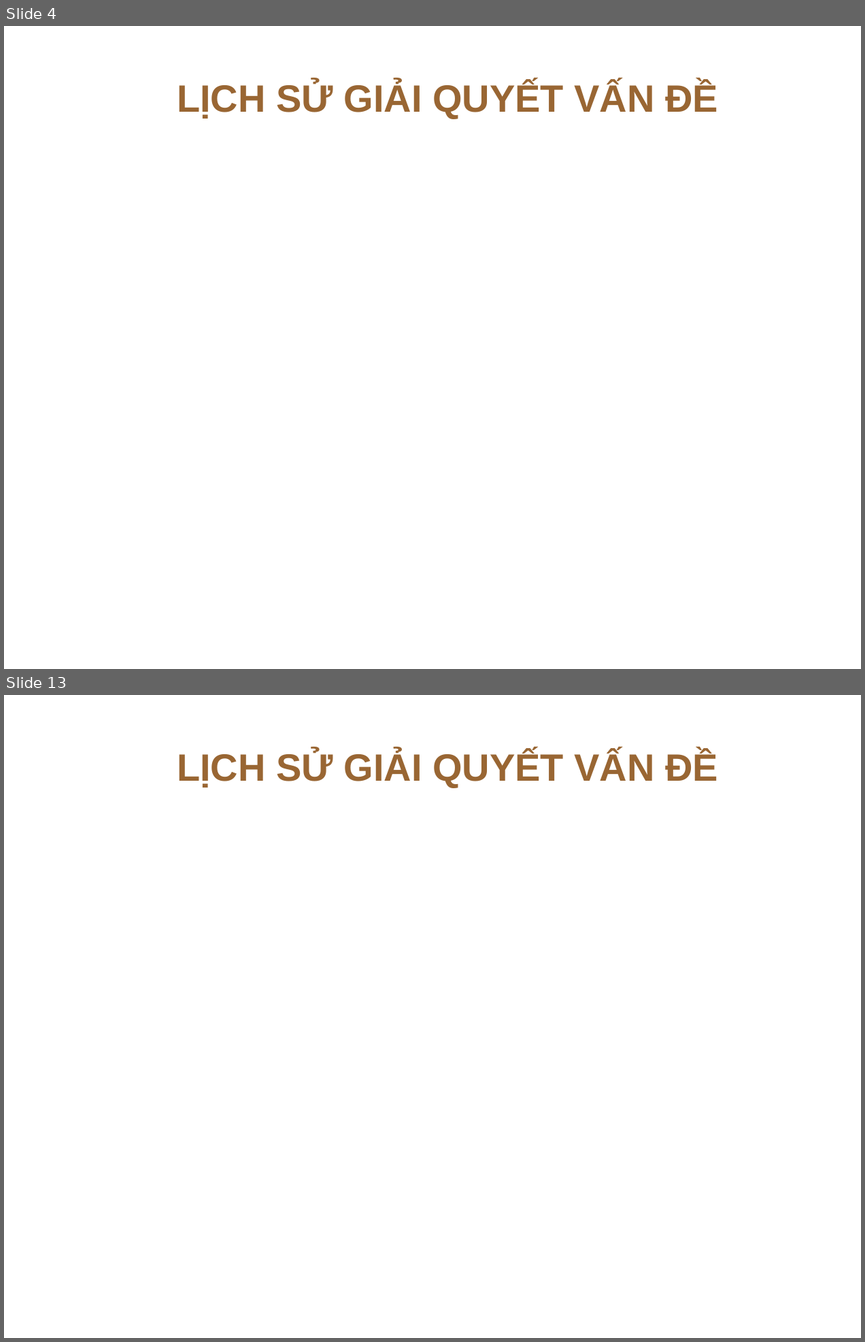
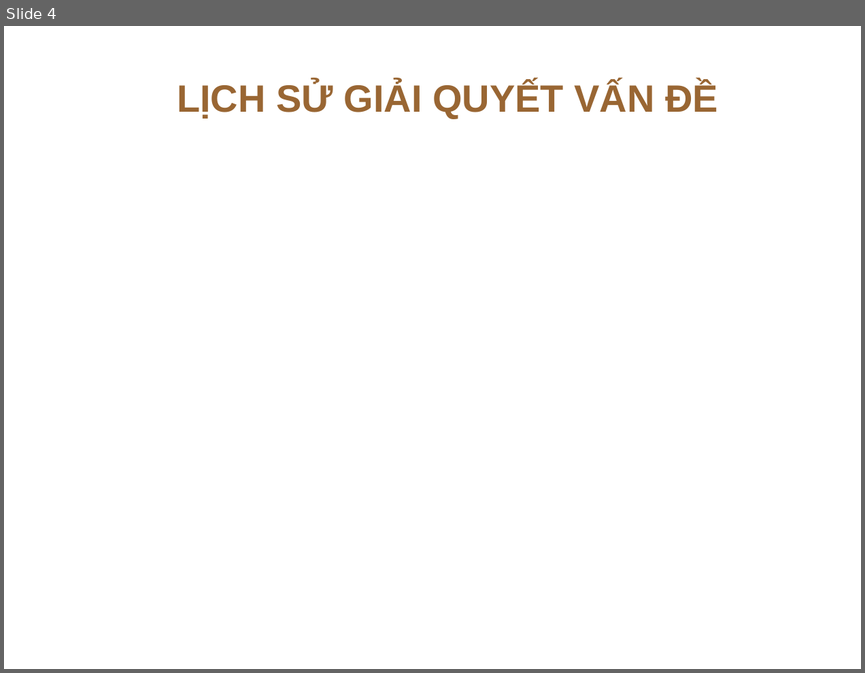
Before and after one commit to xhaitungx/pdf-reader, a slide deck: Mau Slide Powerpoint Dai hoc Can Tho CTU.pptx. Shown one above the other, each under a label of ours: slides 4 and 13 before the commit, slide 4 after it; the slides between them are not shown. The pictures are 865x1342 and 865x673 pixels, drawn with LibreOffice and Linux fonts; fonts in the diff are those of the drawing; background and template pictures are left out. Boxes give left, top, right and bottom in pixels: in the first picture for what was removed or moved away, otherwise in the second. Text is boxed around its words. In the diff, an @@ line names an element or a change of style, - is before the commit and + after.

```diff
--- a/Mau Slide Powerpoint Dai hoc Can Tho CTU.pptx
+++ b/Mau Slide Powerpoint Dai hoc Can Tho CTU.pptx
@@ slide 13 removed at [4, 695, 861, 1338], background picture (left out) @@
@@ title removed at [177, 751, 718, 788] @@
-LỊCH SỬ GIẢI QUYẾT VẤN ĐỀ
```
Also in this commit, not shown: 7 slides changed, 1 slide added, 13 other slides removed, 3 other files.
